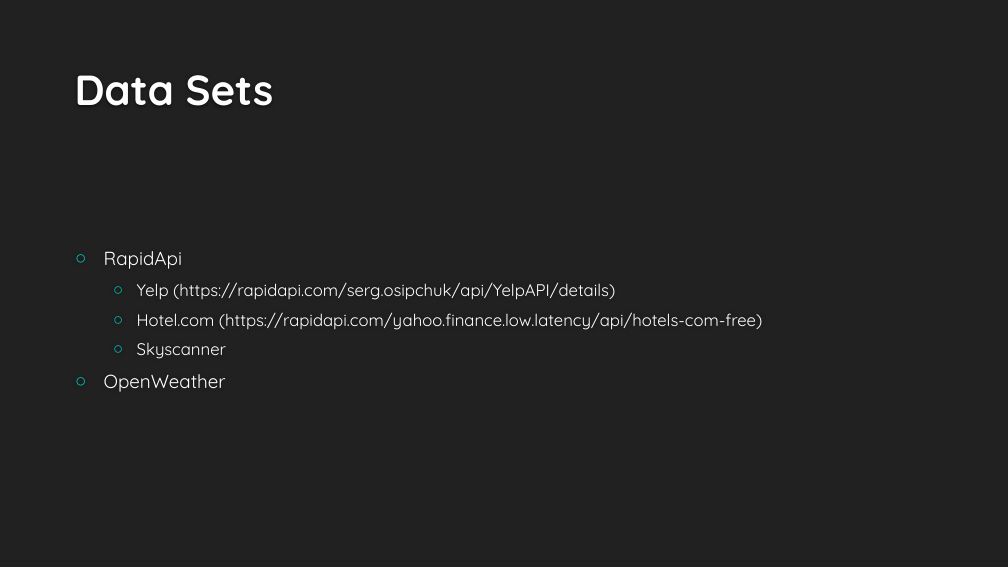
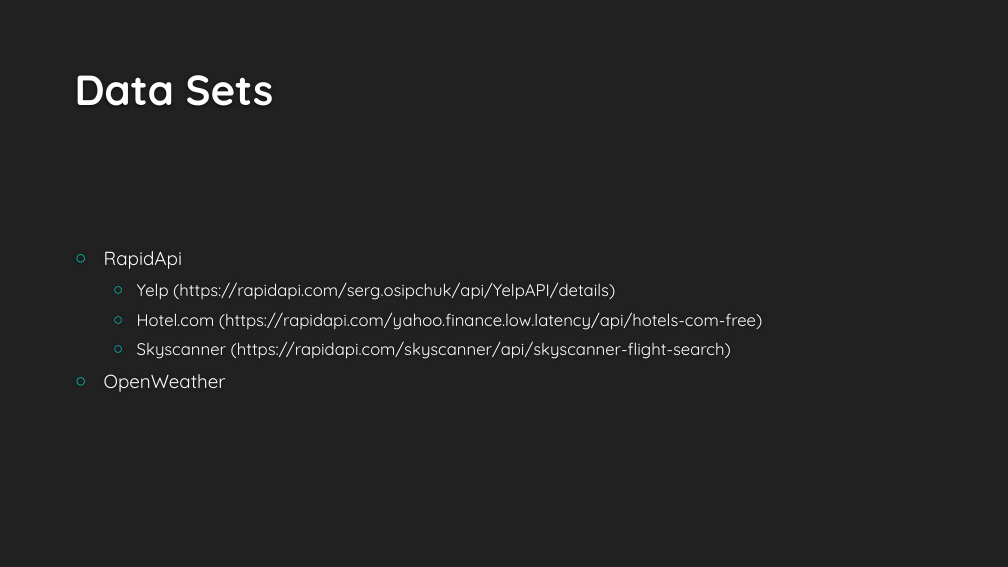
Before and after one commit to Kaylawkelly/HotelRateLocataion-Project1, a slide deck: slide 19 of Project 1_Where to Build.pptx. Drawn at 1008x567 pixels with LibreOffice and Linux fonts; fonts in the diff are those of the drawing; background and template pictures are left out. Boxes give left, top, right and bottom in pixels: in the first picture for what was removed or moved away, otherwise in the second. Text is boxed around its words. In the diff, an @@ line names an element or a change of style, - is before the commit and + after.

```diff
--- a/Project 1_Where to Build.pptx
+++ b/Project 1_Where to Build.pptx
@@ text at box(137, 341, 731, 359): text changed @@
-  ○ Skyscanner
+  ○ Skyscanner (https://rapidapi.com/skyscanner/api/skyscanner-flight-search)
```
Also in this commit, not shown: 5 other slides changed.
